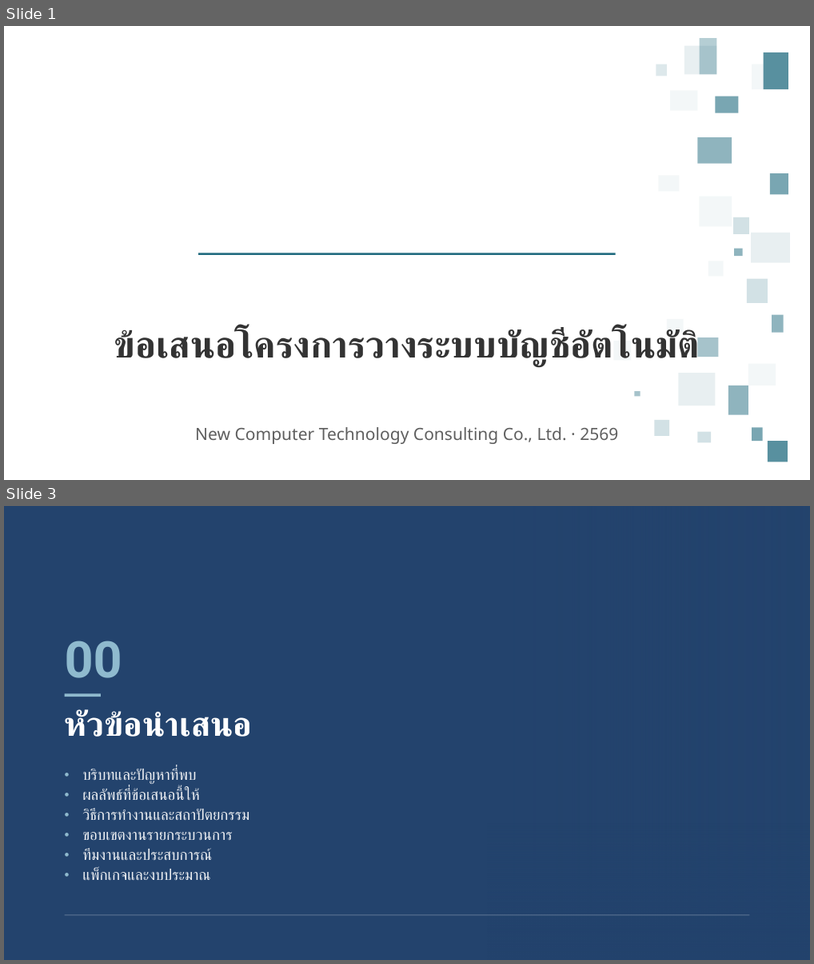
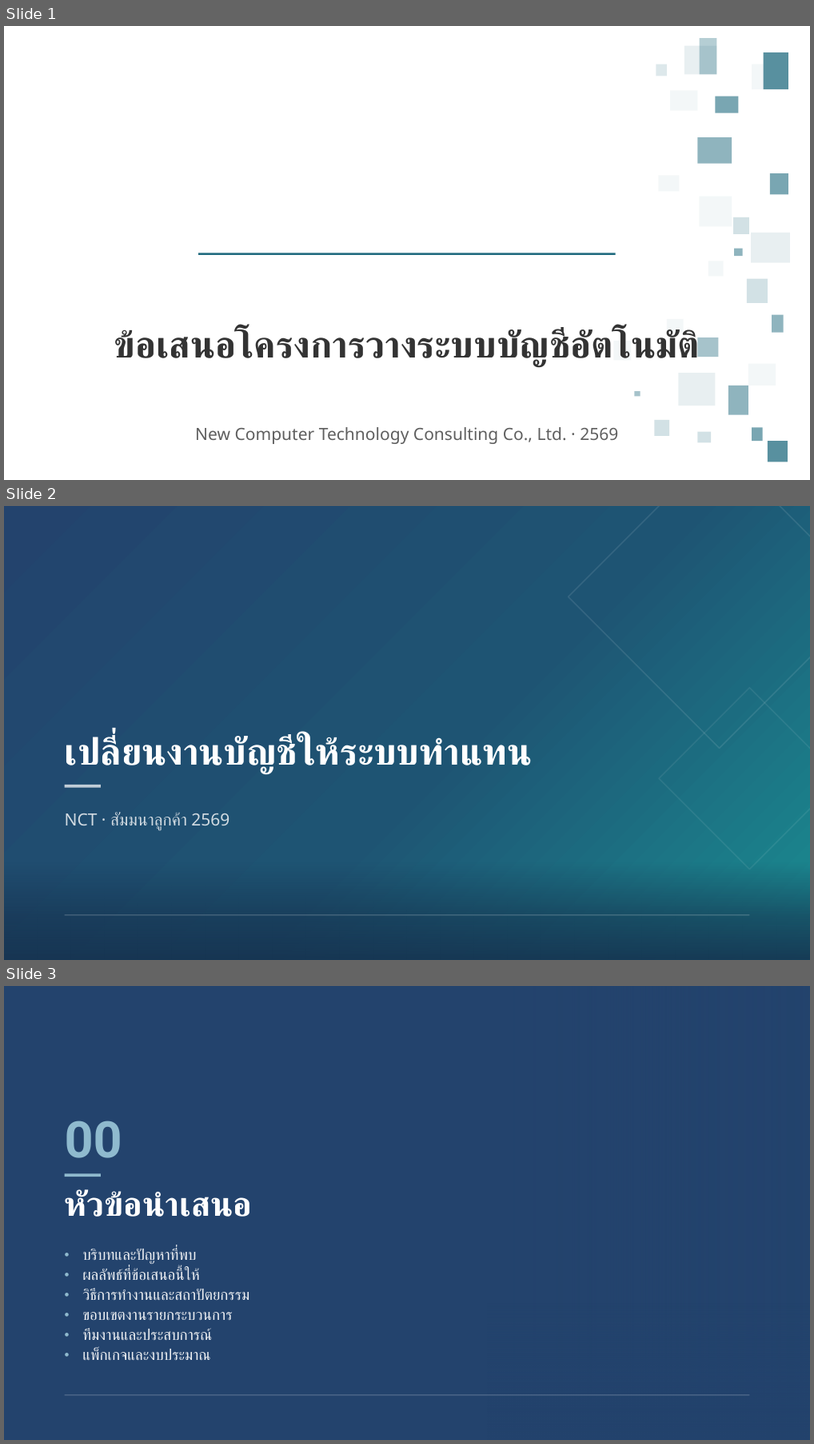
Before and after one commit to rofthanakrit-maker/nct-design-system, a slide deck: NCT-Slide-Template-Demo.pptx. Shown one above the other, each under a label of ours: slides 1 and 3 before the commit, slides 1, 2 and 3 after it; the slides between them are not shown. The pictures are 814x964 and 814x1444 pixels, drawn with LibreOffice and Linux fonts; fonts in the diff are those of the drawing; background and template pictures are left out. Boxes give left, top, right and bottom in pixels: in the first picture for what was removed or moved away, otherwise in the second. Text is boxed around its words. In the diff, an @@ line names an element or a change of style, - is before the commit and + after.

```diff
--- a/NCT-Slide-Template-Demo.pptx
+++ b/NCT-Slide-Template-Demo.pptx
@@ slide 2 added at (x1=4, y1=506, x2=810, y2=960), background gradient #23436D to #1E5473 to #1A8D92; not listed: 1 template element that a slide beside it also shows @@
@@ diamond added at (x1=569, y1=506, x2=810, y2=748), outline #FFFFFF 1.5 pt @@
@@ diamond added at (x1=659, y1=688, x2=810, y2=869), outline #FFFFFF 1.5 pt @@
@@ title added at (x1=65, y1=736, x2=533, y2=775), 44 pt, text #FFFFFF, bold @@
+เปลี่ยนงานบัญชีให้ระบบทำแทน
@@ rectangle added at (x1=65, y1=784, x2=101, y2=788), fill #FFFFFF at 72% opacity @@
@@ subtitle added at (x1=65, y1=812, x2=230, y2=830), 20 pt, text #FFFFFF at 80% opacity @@
+NCT · สัมมนาลูกค้า 2569
@@ rectangle added at (x1=4, y1=863, x2=810, y2=960), fill gradient #16324F @@
```
Also in this commit, not shown: 1 slide removed, 7 other files.
